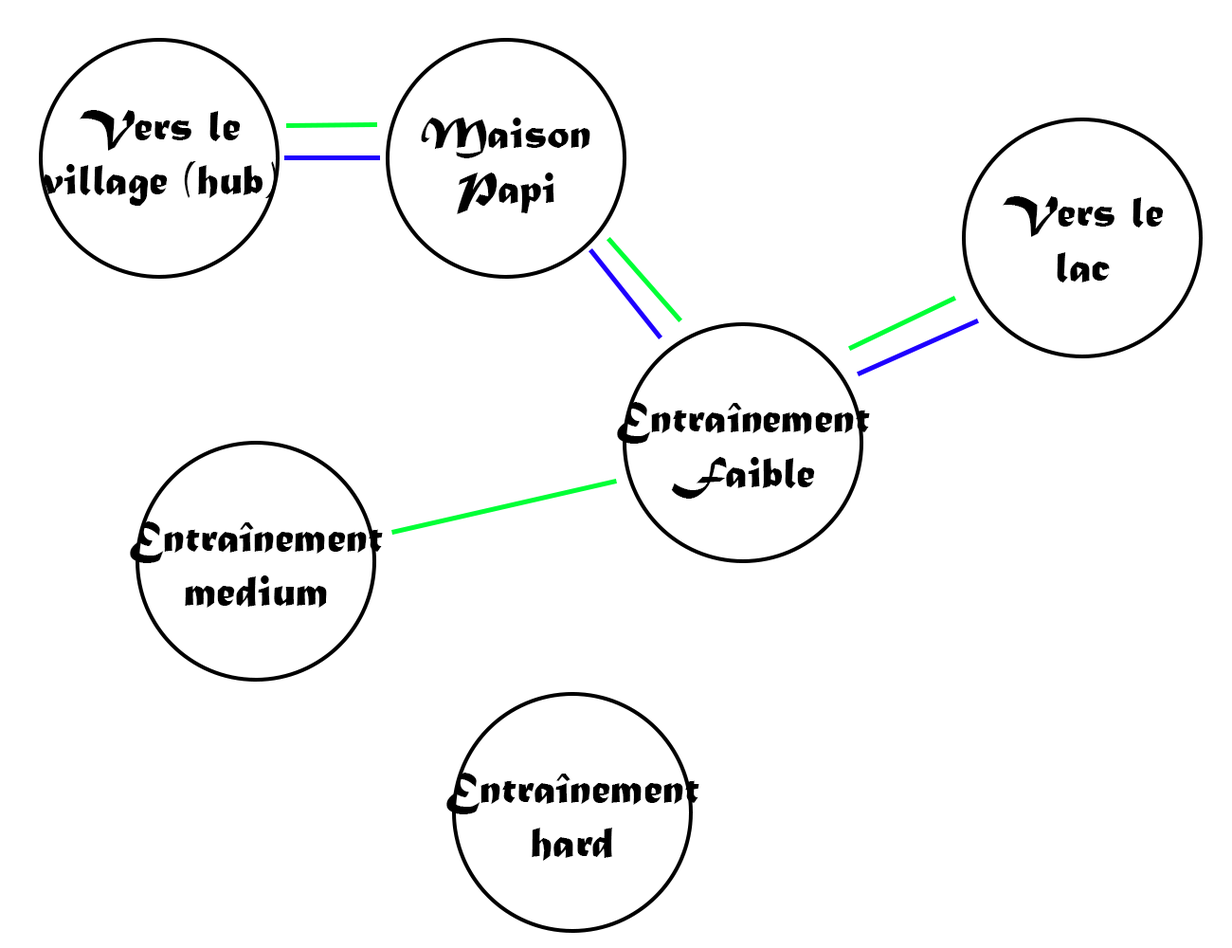
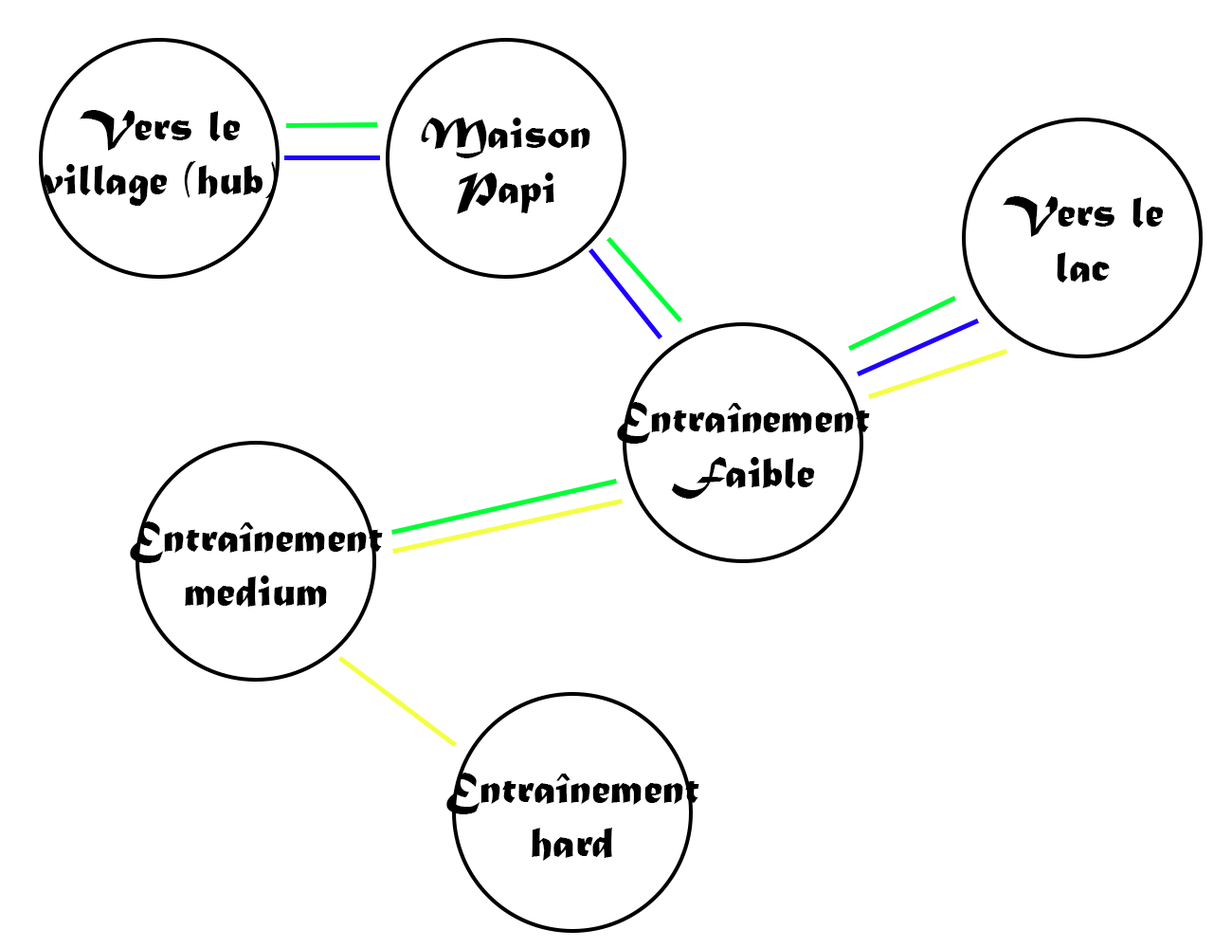
Revision of a layered 1232 x 948 image; what changed, layer by layer:
added layer "Ligne 10" in group "Groupe 1" over left=338, top=655, right=457, bottom=747
added layer "Ligne 9" in group "Groupe 1" over left=392, top=498, right=623, bottom=554
added layer "Ligne 8" in group "Groupe 1" over left=868, top=348, right=1008, bottom=400
